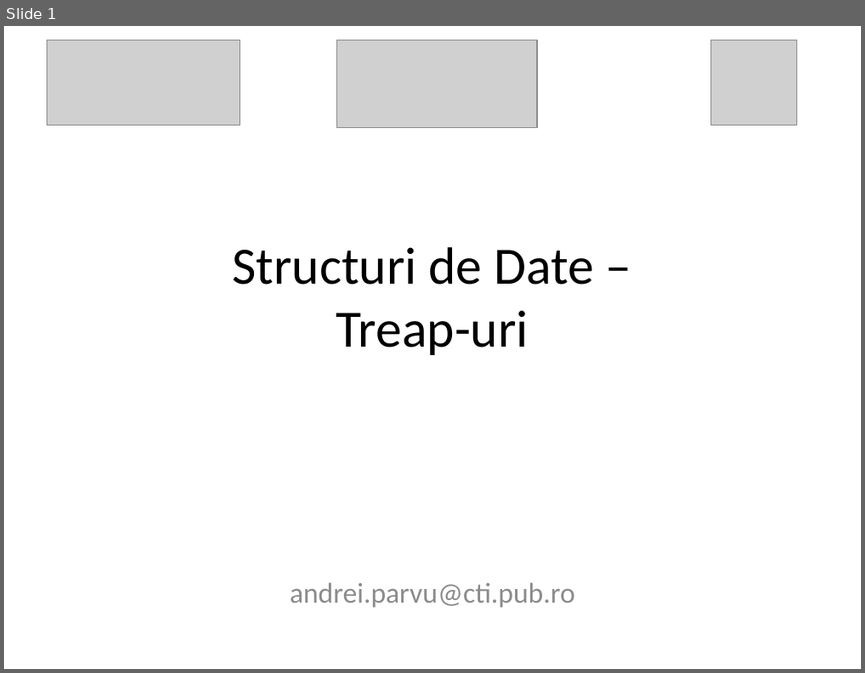
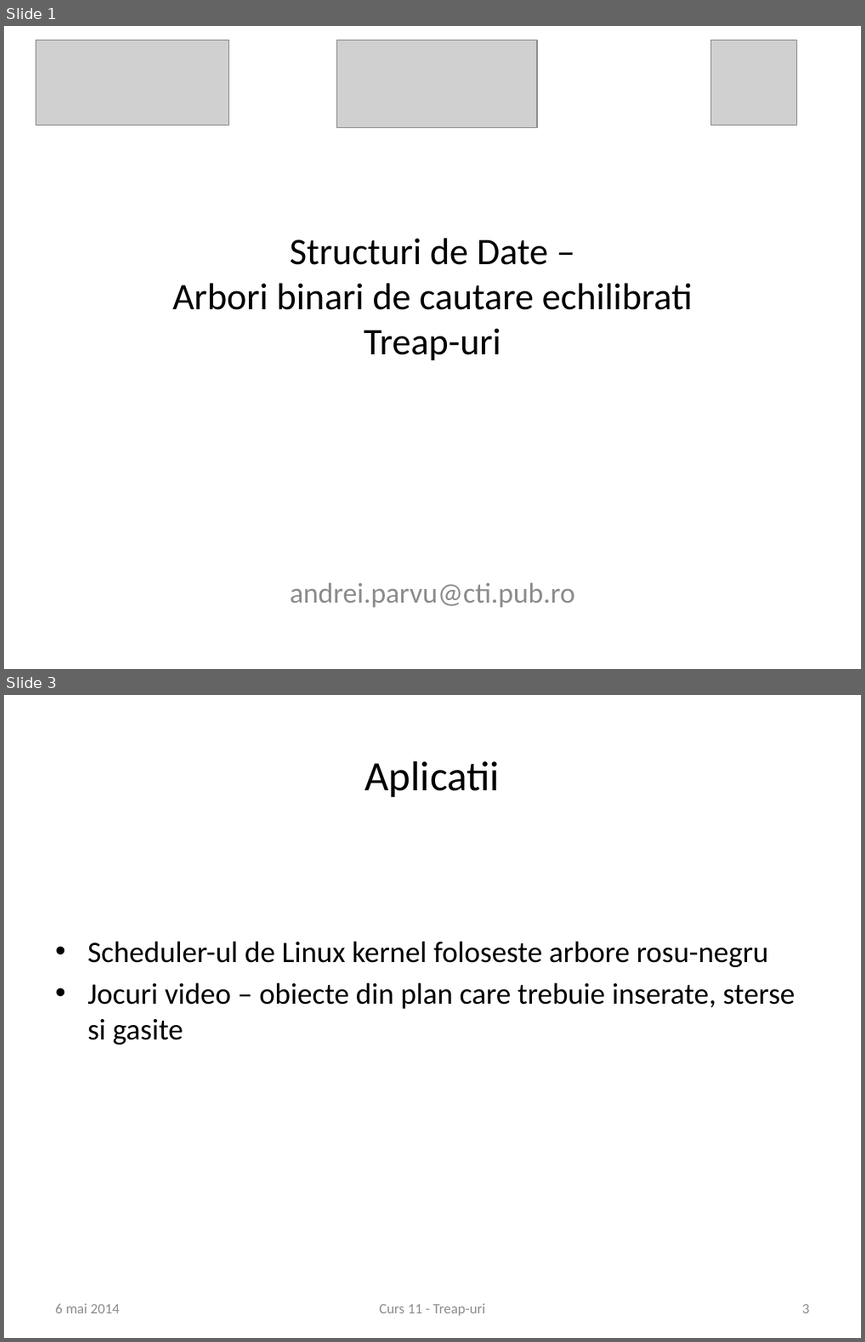
Before and after one commit to andreiparvu/treaps, a slide deck: curs11.pptx. Shown one above the other, each under a label of ours: slide 1 before the commit, slides 1 and 3 after it; the slides between them are not shown. The pictures are 865x673 and 865x1342 pixels, drawn with LibreOffice and Linux fonts; fonts in the diff are those of the drawing; grey boxes stand for pictures; background and template pictures are left out. Boxes give left, top, right and bottom in pixels: in the first picture for what was removed or moved away, otherwise in the second. Text is boxed around its words. In the diff, an @@ line names an element or a change of style, - is before the commit and + after.

```diff
--- a/curs11.pptx
+++ b/curs11.pptx
@@ slide 3 added at (4, 695, 861, 1338), background #FFFFFF @@
@@ title added at (365, 761, 500, 797), 35 pt, text #000000 @@
+Aplicatii
@@ text added at (87, 941, 795, 1044), 25 pt, text #000000 @@
+• Scheduler-ul de Linux kernel foloseste arbore rosu-negru
+• Jocuri video – obiecte din plan care trebuie inserate, sterse si gasite
@@ text added at (55, 1303, 120, 1313), 12 pt, text #8C8C8C @@
+6 mai 2014
@@ text added at (379, 1303, 486, 1315), 12 pt, text #8C8C8C @@
+Curs 11 - Treap-uri
@@ page number added at (802, 1304, 809, 1313), 12 pt, text #8C8C8C @@
+3
@@ slide 1 changed as well @@
@@ picture: place and size @@
-picture at (46, 40, 239, 125)
+picture at (36, 40, 229, 125)
@@ title at (172, 238, 692, 360): text changed; size 44 to 31.5 pt @@
-Structuri de Date –
-Treap-uri
+Structuri de Date –
+Arbori binari de cautare echilibrati
+Treap-uri
```
Also in this commit, not shown: 1 other slide changed, 17 other slides added, 1 other file.
